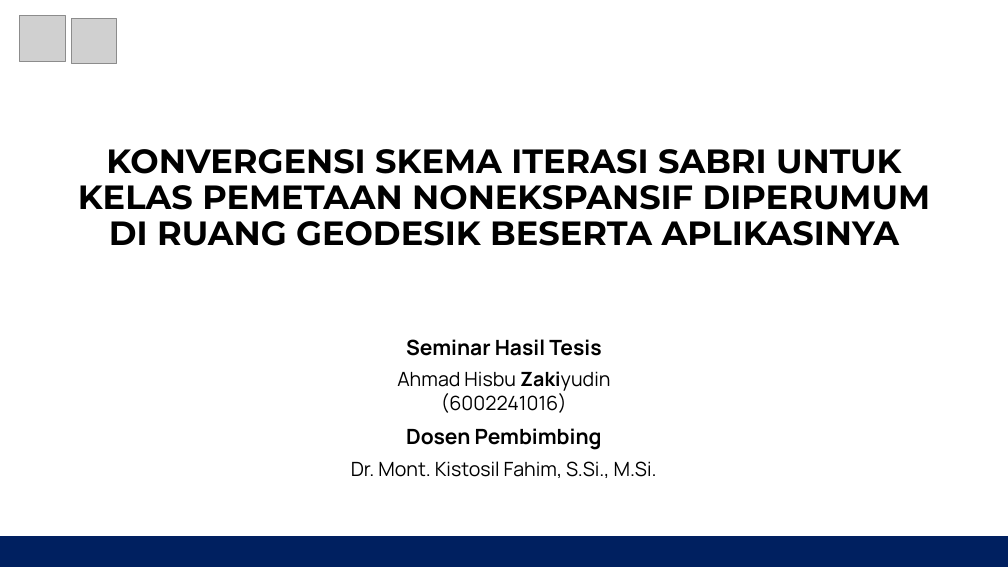
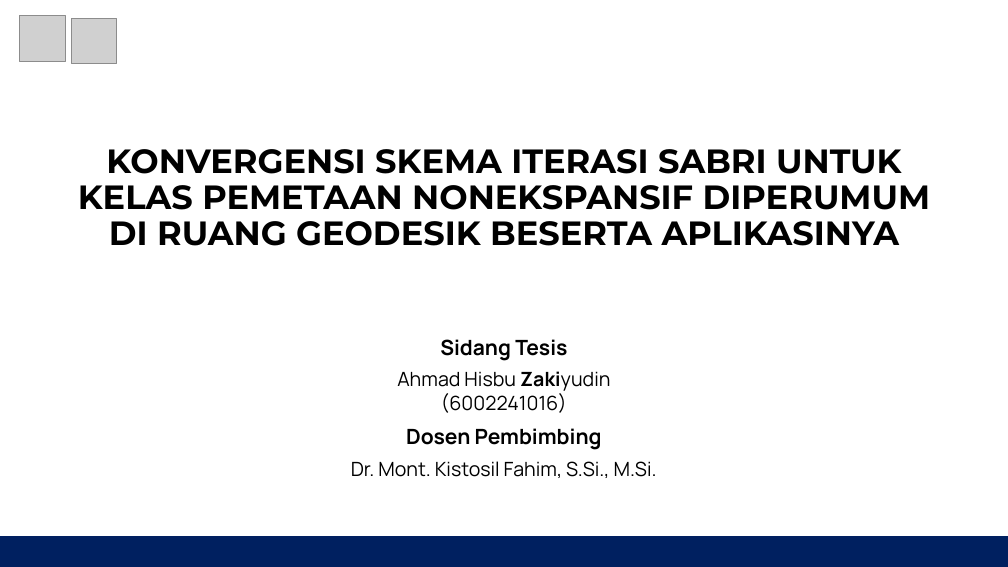
Before and after one commit to azakiyudin/alhamdulillah_tesis, a slide deck: slide 1 of SIDANG YESIS.pptx. Drawn at 1008x567 pixels with LibreOffice and Linux fonts; fonts in the diff are those of the drawing; grey boxes stand for pictures. Boxes give left, top, right and bottom in pixels: in the first picture for what was removed or moved away, otherwise in the second. Text is boxed around its words. In the diff, an @@ line names an element or a change of style, - is before the commit and + after.

```diff
--- a/SIDANG YESIS.pptx
+++ b/SIDANG YESIS.pptx
@@ text at (440,339,567,361): text changed @@
-Seminar Hasil Tesis
+Sidang Tesis
```
Also in this commit, not shown: 1 other slide changed, 19 other files.
